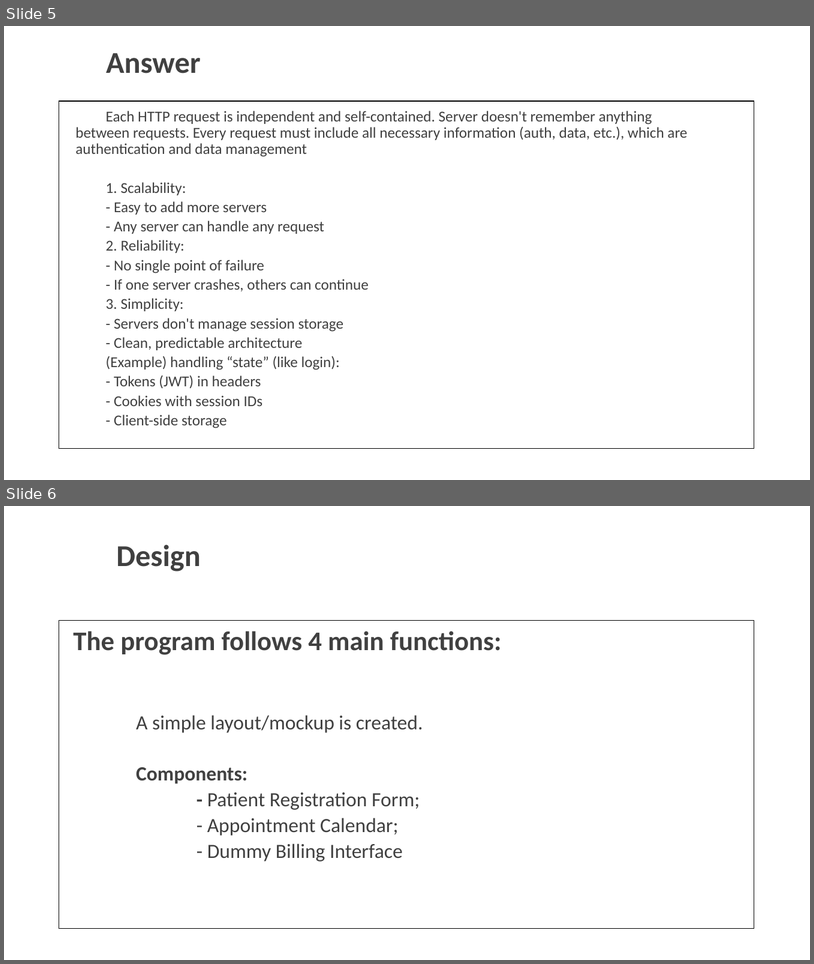
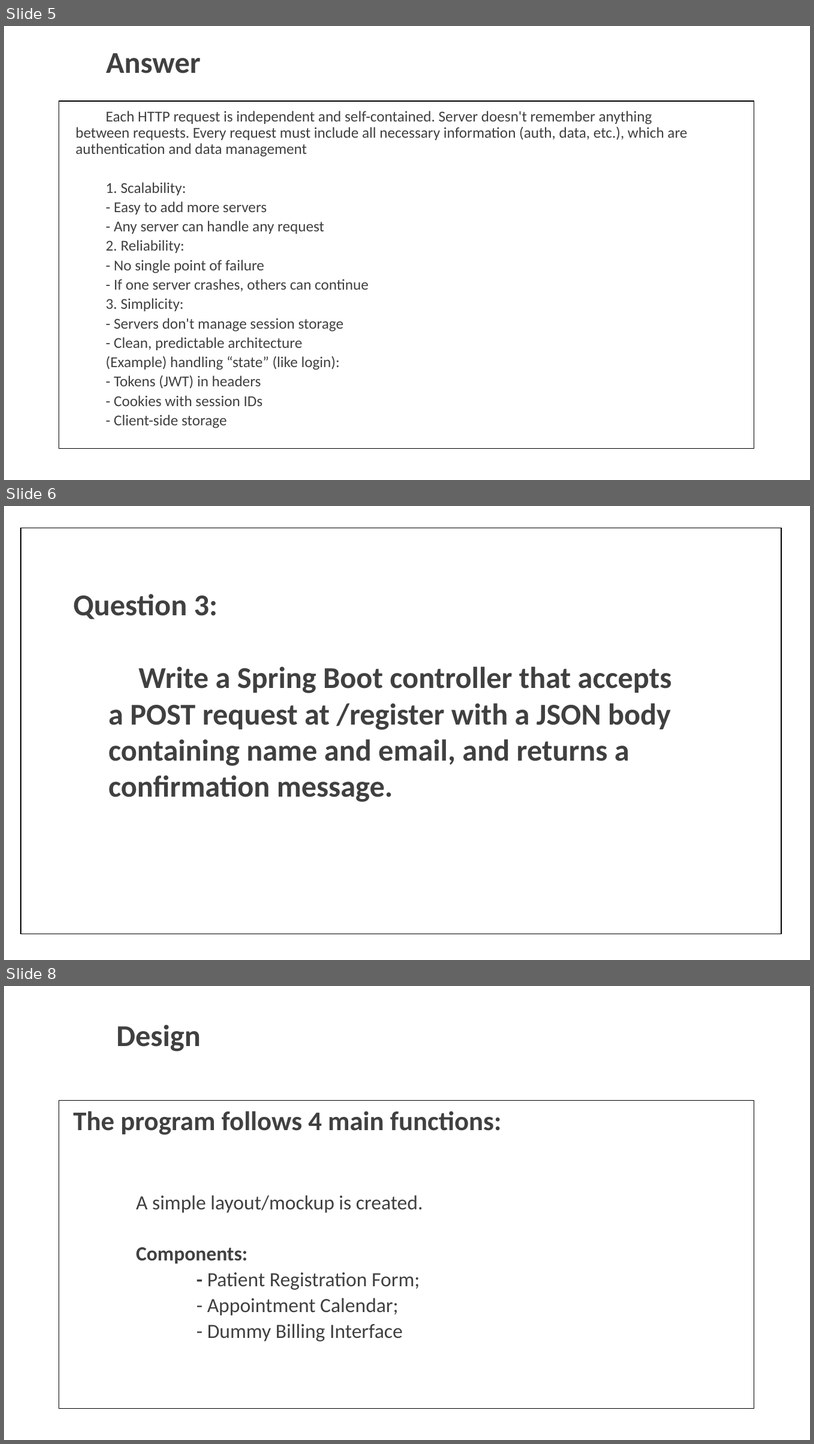
Before and after one commit to McLight-Note/Web-Server-Programming, a slide deck: Mid-term.pptx. Shown one above the other, each under a label of ours: slides 5 and 6 before the commit, slides 5, 6 and 8 after it; the slides between them are not shown. The pictures are 814x964 and 814x1444 pixels, drawn with LibreOffice and Linux fonts; fonts in the diff are those of the drawing; background and template pictures are left out. Boxes give left, top, right and bottom in pixels: in the first picture for what was removed or moved away, otherwise in the second. Text is boxed around its words. In the diff, an @@ line names an element or a change of style, - is before the commit and + after.

```diff
--- a/Mid-term.pptx
+++ b/Mid-term.pptx
@@ slide 6 added at box(4, 506, 810, 960), background picture (left out) @@
@@ rectangle added at box(21, 528, 782, 934), outline #000000 1 pt @@
@@ text added at box(73, 594, 218, 619), 36 pt, text #404040, bold @@
+Question 3:
@@ text added at box(108, 666, 672, 802), 36 pt, text #404040, bold @@
+Write a Spring Boot controller that accepts a POST request at /register with a JSON body containing name and email, and returns a confirmation message.
@@ what was slide 6 is now slide 8 @@
```
Also in this commit, not shown: 1 other slide added, 1 other file.
